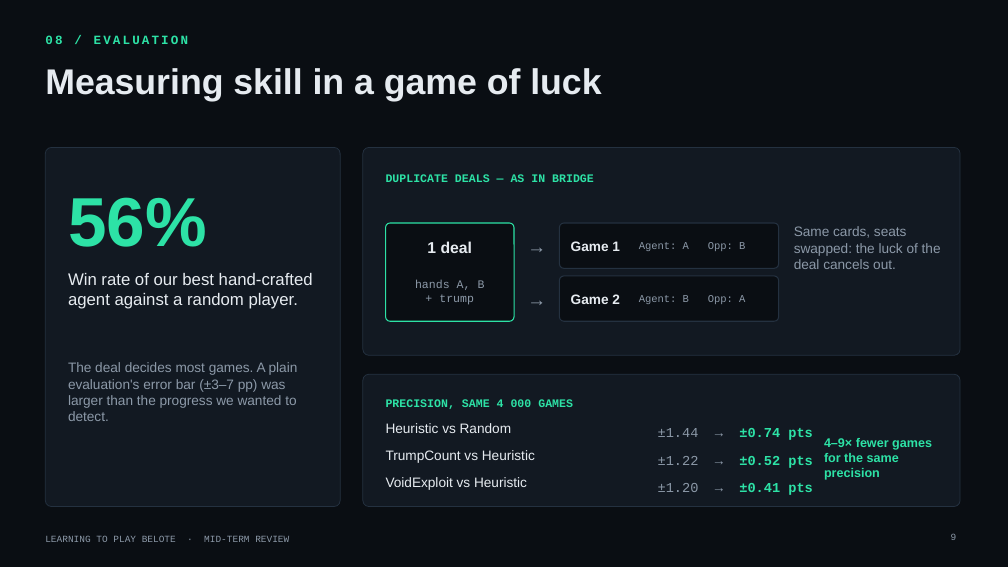
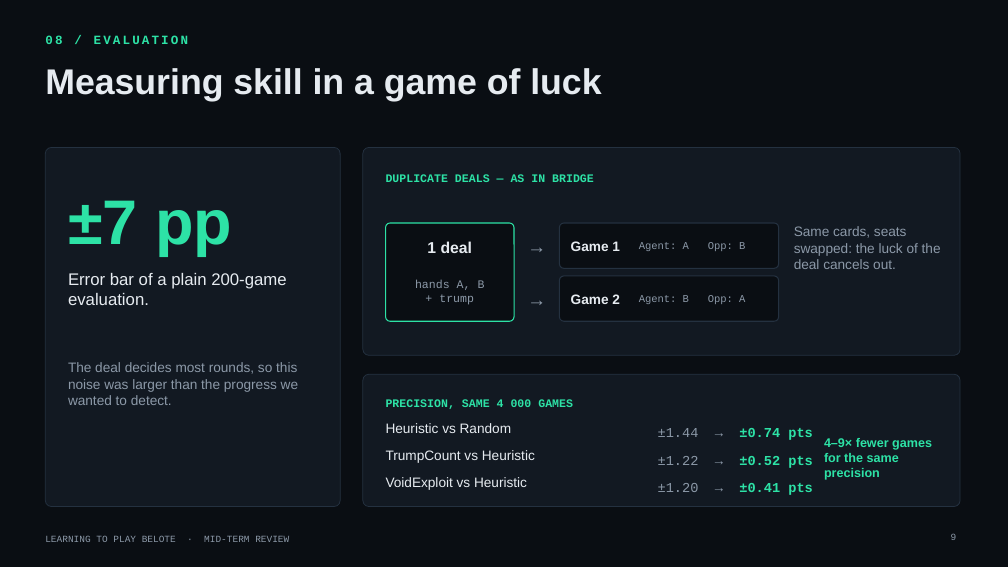
Before and after one commit to yoniBenabou/TwoPlayersBelote, a slide deck: slide 9 of presentation/belote_midterm_v3.pptx. Drawn at 1008x567 pixels with LibreOffice and Linux fonts; fonts in the diff are those of the drawing; background and template pictures are left out. Boxes give left, top, right and bottom in pixels: in the first picture for what was removed or moved away, otherwise in the second. Text is boxed around its words. In the diff, an @@ line names an element or a change of style, - is before the commit and + after.

```diff
--- a/presentation/belote_midterm_v3.pptx
+++ b/presentation/belote_midterm_v3.pptx
@@ text at [68, 200, 232, 255]: text changed; size 66 to 60 pt @@
-56%
+±7 pp
@@ text at [68, 273, 286, 305]: text changed @@
-Win rate of our best hand-crafted agent against a random player.
+Error bar of a plain 200-game evaluation.
@@ text at [68, 362, 298, 405]: text changed @@
-The deal decides most games. A plain evaluation's error bar (±3–7 pp) was larger than the progress we wanted to detect.
+The deal decides most rounds, so this noise was larger than the progress we wanted to detect.
```
Also in this commit, not shown: 6 other slides changed, 1 slide added, 2 slides removed, 1 other file.
